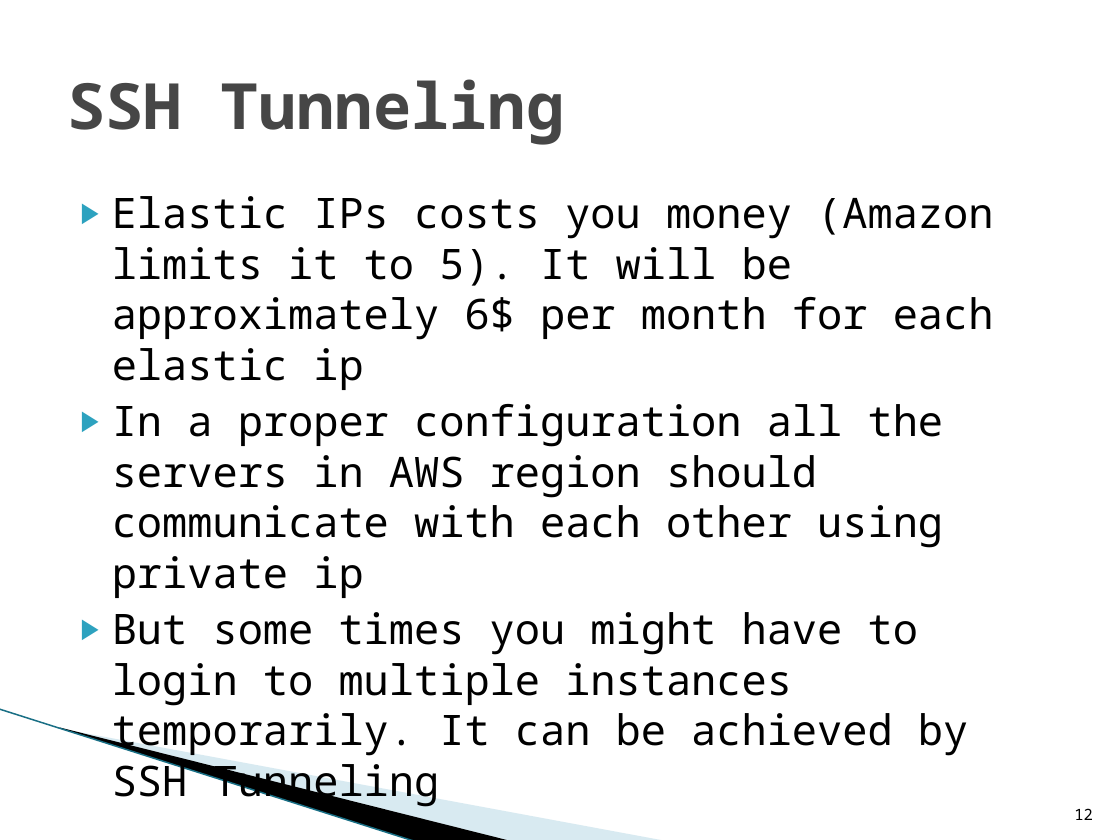
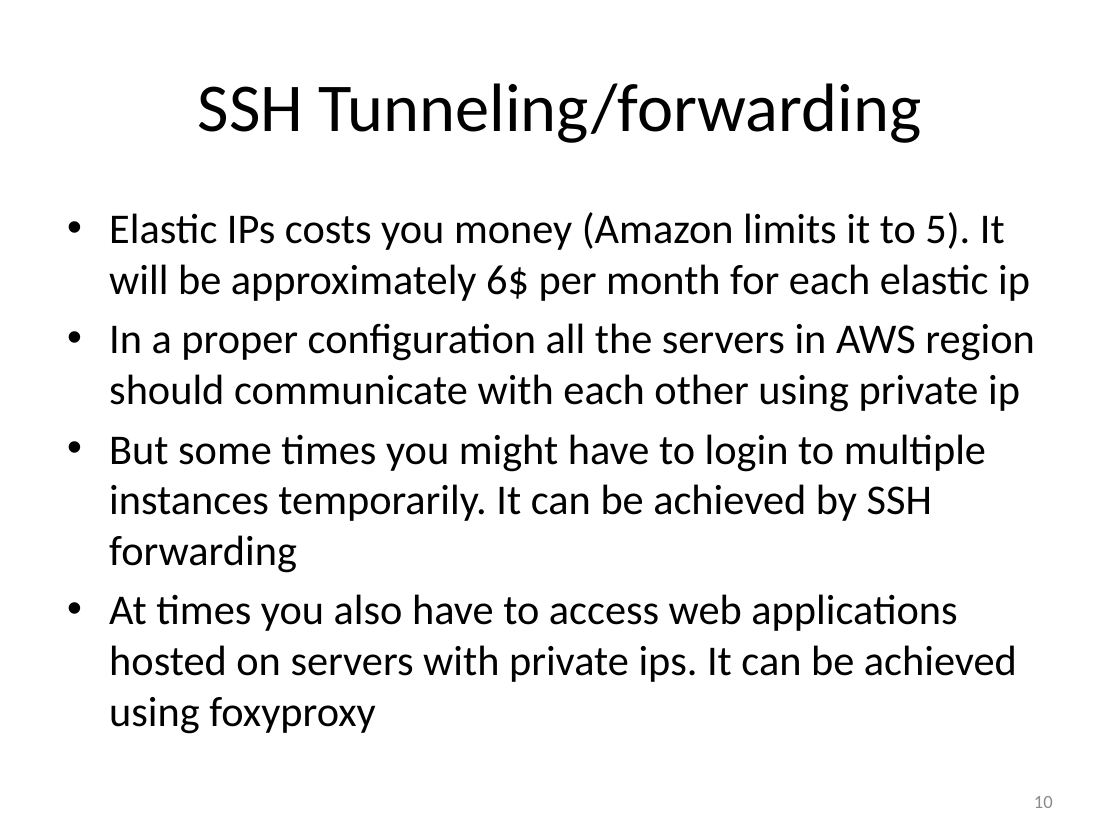
Before and after one commit to dgadiraju/code, a slide deck: slide 10 of hadoop/administration/cloudera/ppts/02AmazonWebServices.pptx (slide 12 before the commit). Drawn at 1120x840 pixels with LibreOffice and Linux fonts; fonts in the diff are those of the drawing; background and template pictures are left out. Boxes give left, top, right and bottom in pixels: in the first picture for what was removed or moved away, otherwise in the second. Text is boxed around its words. In the diff, an @@ line names an element or a change of style, - is before the commit and + after.

```diff
--- a/hadoop/administration/cloudera/ppts/02AmazonWebServices.pptx
+++ b/hadoop/administration/cloudera/ppts/02AmazonWebServices.pptx
@@ title at bbox=[198, 83, 922, 143]: text changed; size 41 to 44 pt; font Noto Sans Mono to Calibri; text colour #464646 to #000000; bold off @@
-SSH Tunneling
+SSH Tunneling/forwarding
@@ text "Elastic IPs costs you money ...": place and size @@
-text "Elastic IPs costs you money ..." at bbox=[112, 196, 994, 757]
+text "Elastic IPs costs you money ..." at bbox=[109, 212, 1034, 734]
@@ text at bbox=[109, 212, 1034, 412]: size 27 to 27.2 pt, font Noto Sans Mono to Calibri in "Elastic IPs costs you money (Amazon limits ...", "In a proper configuration all the servers ..."; bullet ▶ to •; more space between paragraphs @@
@@ text at bbox=[109, 434, 1017, 734]: text changed; size 27 to 27.2 pt; font Noto Sans Mono to Calibri @@
-▶ But some times you might have to login to multiple instances temporarily. It can be achieved by SSH Tunneling
+• But some times you might have to login to multiple instances temporarily. It can be achieved by SSH forwarding
+• At times you also have to access web applications hosted on servers with private ips. It can be achieved using foxyproxy
@@ freeform shape removed at bbox=[87, 613, 553, 790] @@
@@ freeform shape removed at bbox=[0, 709, 459, 812] @@
@@ line removed from (0, 709) to (416, 840) @@
@@ page number added at bbox=[1034, 796, 1053, 808], 12 pt, text #8C8C8C @@
+10
@@ page number removed at bbox=[1074, 808, 1093, 820] @@
-12
```
Also in this commit, not shown: 16 other slides changed, 3 slides added, 1 slide removed, 25 other files.
